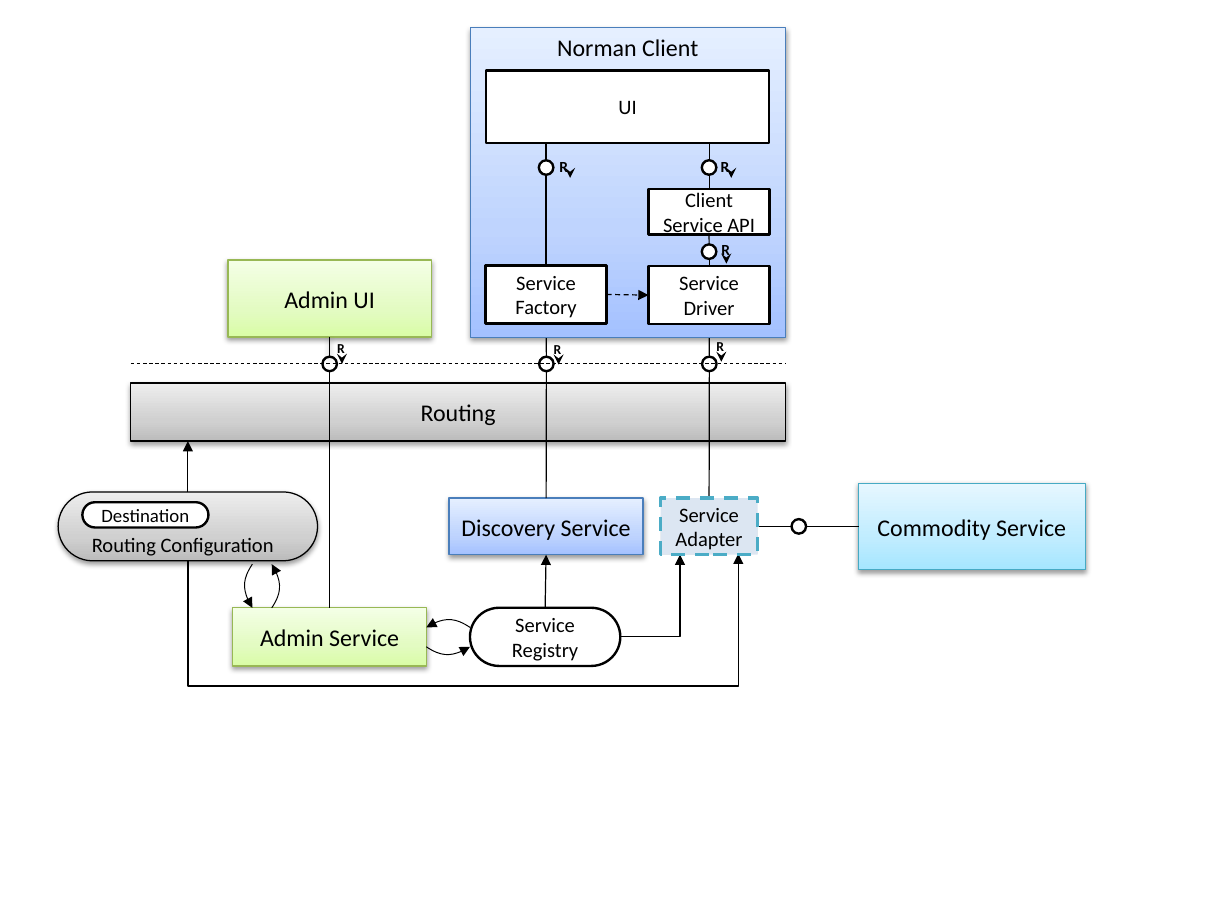
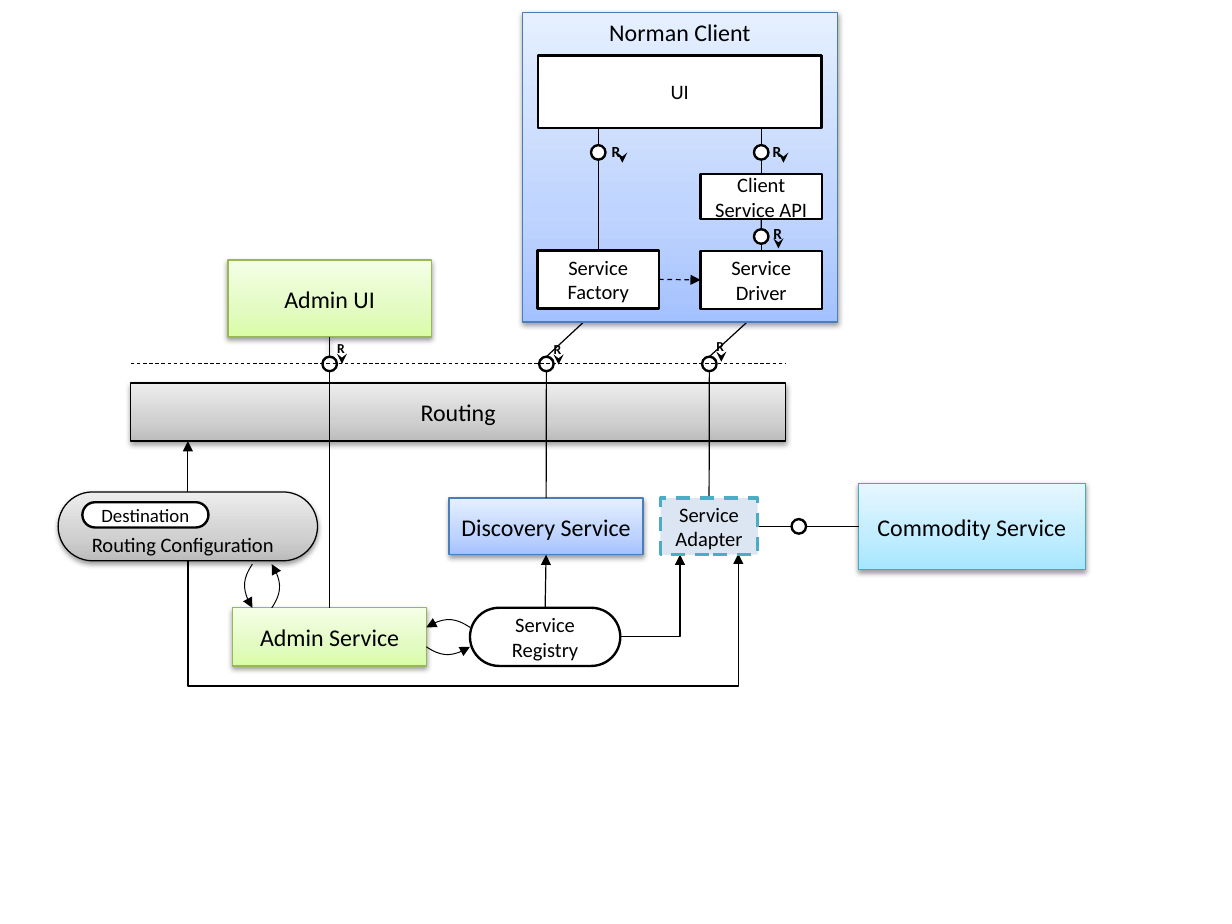
Before and after one commit to SAP-archive/BUILD, a slide deck: slide 1 of Editable Diagrams/4.3_ServicePlugability.pptx. Drawn at 1232x924 pixels with LibreOffice and Linux fonts; fonts in the diff are those of the drawing. Boxes give left, top, right and bottom in pixels: in the first picture for what was removed or moved away, otherwise in the second. Text is boxed around its words. In the diff, an @@ line names an element or a change of style, - is before the commit and + after.

Commit message:
change made for test purposes
see title

```diff
--- a/Editable Diagrams/4.3_ServicePlugability.pptx
+++ b/Editable Diagrams/4.3_ServicePlugability.pptx
@@ 4 rectangles, 2 lines, 1 ellipse: place and size @@
-4 rectangles, 2 lines, 1 ellipse at box(485, 70, 769, 324)
+4 rectangles, 2 lines, 1 ellipse at box(538, 55, 822, 309)
@@ 4 arrows, 4 lines, 3 rectangles, 3 texts, 2 ellipses: place and size @@
-4 arrows, 4 lines, 3 rectangles, 3 texts, 2 ellipses at box(471, 27, 786, 336)
+4 arrows, 4 lines, 3 rectangles, 3 texts, 2 ellipses at box(522, 12, 838, 322)
@@ line moved from (547, 357) - (546, 324) to (547, 357) - (599, 308) @@
@@ line moved from (710, 357) - (710, 324) to (710, 357) - (761, 309) @@
```
